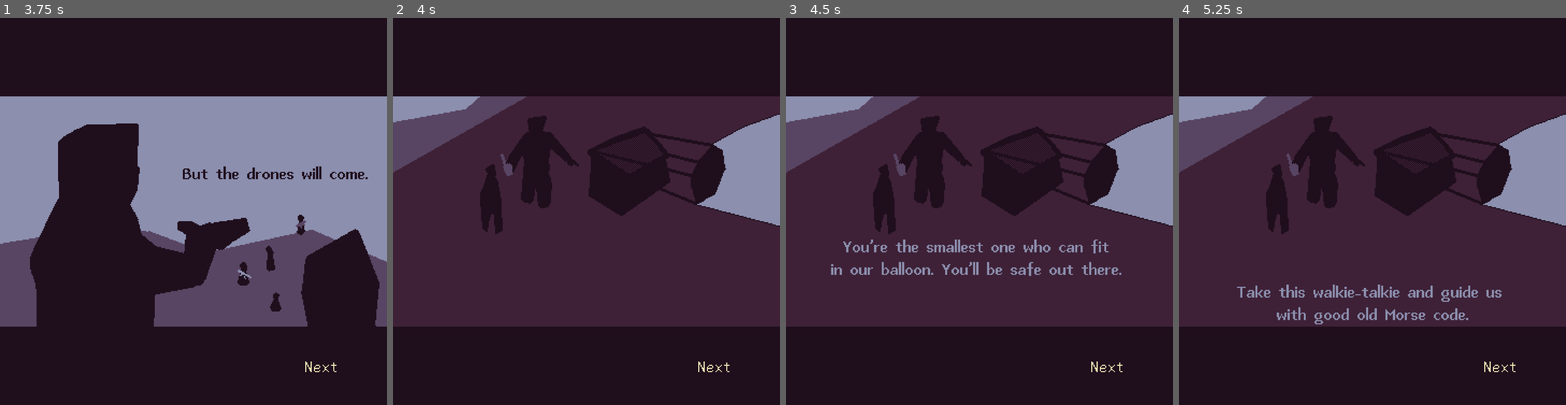
Above: before the commit, frames 1-4 (left to right).
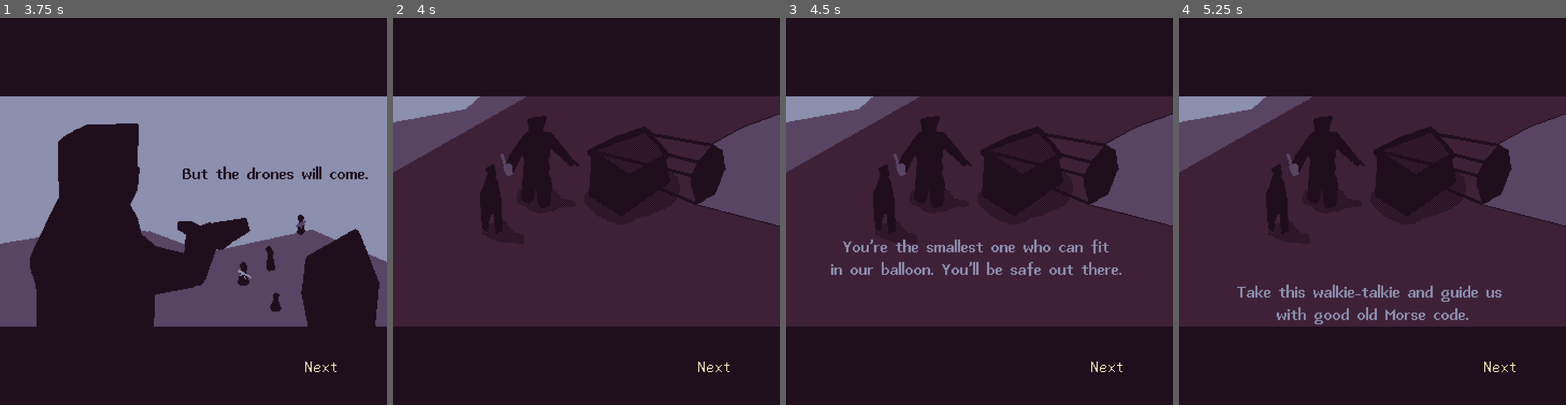
Above: after the commit, the same moments.

Repository: Mugule/LD60
Game: Godot game, scene res://Menu/main_menu.tscn
Same seed, same stepped clock (60 frames per second), same inputs: the game is played once before the commit and once after it. Sound files missing from this copy of the repository are replaced by a short silence.
Inputs (mouse positions are in pixels of both pictures, inside the frame that each line leads up to):
- Up to frame 1 (3.75 s): click "PLAY" at 0.5 s; click "Next" at 1.25 s; click "Next" at 2 s; tap Enter (ui_accept) at 2.75, 3.02, 3.5 s; move the mouse to (278, 192) at 2.77 s; hold Right (ui_right) 2.78-3.53 s; click (278, 192) at 2.85 s; move the mouse to (116, 230) at 3.52 s; hold Down (ui_down) from 3.53 s (still down); click (116, 230) at 3.6 s
- Up to frame 2 (4 s): keep holding Down (ui_down); tap Enter (ui_accept) at 3.77 s
- Up to frame 3 (4.5 s): tap Enter (ui_accept) at 4.25 s; move the mouse to (1018, 126) at 4.27 s; release Down (ui_down) at 4.28 s; hold Right (ui_right) from 4.28 s (still down); click (1018, 126) at 4.35 s
- Up to frame 4 (5.25 s): tap Enter (ui_accept) at 5 s; move the mouse to (1353, 288) at 5.02 s; release Right (ui_right) at 5.03 s; hold Up (ui_up) from 5.03 s (still down); click (1353, 288) at 5.1 s

Frame 1 is identical in both runs. In frame 2, 4.5% of the frame differs, in the area x 23-100%, y 25-59%; in frame 3, 4.5%; in frame 4, 4.5%.

Commit message:
break for dog walking

Diff:
--- a/Global/morse.gd
+++ b/Global/morse.gd
@@ -4,7 +4,7 @@
 # setting of the short and space time
 
 @export var short_time : float = 0.1
-@export var space_time : float = 0.7
+@export var space_time : float = 0.6
 
 var letters : Dictionary = {
 	".-" : "A",
--- a/Global/sound.gd
+++ b/Global/sound.gd
@@ -1,6 +1,15 @@
 extends Node
 
+var m1 : AudioStreamWAV = preload("res://Sounds/music/bass_only.wav")
+var m2 : AudioStreamWAV = preload("res://Sounds/music/idunno.wav")
+var m3 : AudioStreamWAV = preload("res://Sounds/music/solo1.wav")
+var m4 : AudioStreamWAV = preload("res://Sounds/music/solo2.wav")
+var m5 : AudioStreamWAV = preload("res://Sounds/music/song1.wav")
+var m6 : AudioStreamWAV = preload("res://Sounds/music/yahou.wav")
 
+func _ready():
+	$Music.finished.connect(music_play)
+	music_play(m1)
 
 func play(fx_name : String) :
 	var fx : AudioStreamPlayer = get_node(fx_name.to_pascal_case())
@@ -8,3 +17,10 @@
 
 func tone_released():
 	$Tone.stop()
+
+func music_play(forced : AudioStreamWAV = null):
+	if forced :
+		$Music.stream = forced
+	else :
+		$Music.stream = [m2,m3,m4,m5,m6].pick_random()
+	$Music.play()
--- a/Global/sound.tscn
+++ b/Global/sound.tscn
@@ -30,3 +30,6 @@
 [node name="OrderOk" type="AudioStreamPlayer" parent="." unique_id=1638386171]
 stream = ExtResource("6_g5vod")
 bus = &"FX"
+
+[node name="Music" type="AudioStreamPlayer" parent="." unique_id=480801415]
+bus = &"Music"
--- a/Level/drones.gd
+++ b/Level/drones.gd
@@ -12,7 +12,7 @@
 var timer_max : float = 20.0
 var ratio : float = 1.0
 var drones_dead : int = 0
-var paused : bool = false
+var paused : bool = true
 
 signal drone_spawned
 signal no_target
--- a/Level/level.gd
+++ b/Level/level.gd
@@ -11,6 +11,7 @@
 @onready var next_end_screen : Button = $Hero/EndScreen/Next
 
 var game_end : bool = false
+var timer_not_started : bool = true
 
 # Just some init parameters
 func _ready():
@@ -23,6 +24,7 @@
 	drones.spawn_left = limits.get_node("West").position.x
 	drones.spawn_right = limits.get_node("East").position.x
 	# Connections
+	$World/StartedDrone.area_entered.connect(start_timer_drones)
 	hero.valid_word.connect(boats.on_valid_word)
 	drones.no_target.connect(no_more_target)
 	next_end_screen.pressed.connect(finish)
@@ -41,6 +43,12 @@
 	await tween.finished
 	end_screen.hide()
 
+func start_timer_drones(area):
+	if timer_not_started : # drones.pause sometimes activated, have to use this
+		if area.get_parent() is Boat :
+			timer_not_started = false
+			drones.paused = false
+
 ## EMITTED by drones when update boat if saved or attacked.
 func no_more_target() :
 	if !game_end : # I dont know why I put this here, I'm tired boss.
@@ -48,6 +56,8 @@
 		end_game()
 
 func end_game() :
+	drones.paused = true
+	end_screen.show()
 	var tween = create_tween()
 	tween.tween_property(end_screen,"color:a",1.0,1.0)
 	await tween.finished
@@ -70,10 +80,16 @@
 		await get_tree().create_timer(1.0).timeout
 		end_screen.get_node("GameOver").text += drone_text
 	await get_tree().create_timer(1.0).timeout
-	end_screen.next_end_screen.show()
+	next_end_screen.show()
 	end_screen.grab_focus()
 
 func finish() :
-	ResourceLoader.load_threaded_request("res://Level/level.tscn")
-	var packed_scene = ResourceLoader.load_threaded_get("res://Level/level.tscn")
-	get_tree().change_scene_to_packed(packed_scene)
+	if end_screen.get_node("Credits").visible :
+		ResourceLoader.load_threaded_request("res://Menu/main_menu.tscn")
+		var packed_scene = ResourceLoader.load_threaded_get("res://Menu/main_menu.tscn")
+		get_tree().change_scene_to_packed(packed_scene)
+	else :
+		end_screen.get_node("GameOver").hide()
+		end_screen.get_node("PartialWin").hide()
+		end_screen.get_node("TotalWin").hide()
+		end_screen.get_node("Credits").show()
--- a/Level/level.tscn
+++ b/Level/level.tscn
@@ -18,6 +18,7 @@
 [ext_resource type="Texture2D" uid="uid://xa318p8svxwl" path="res://Aseprite/mockup/notes.png" id="12_i5g78"]
 [ext_resource type="Texture2D" uid="uid://7cqd3ie87u4f" path="res://Aseprite/mockup/talkie_outline.png" id="12_l5n2q"]
 [ext_resource type="FontFile" uid="uid://cyrc7x1exlkj1" path="res://Fonts/m3x6.ttf" id="13_q47le"]
+[ext_resource type="Script" uid="uid://bikcywejgboc6" path="res://Objects/tw.gd" id="14_jghi6"]
 [ext_resource type="Script" uid="uid://c67xjlpuwtiag" path="res://Level/drone_ui.gd" id="16_uqeto"]
 [ext_resource type="FontFile" uid="uid://lle4ihgx21n6" path="res://Fonts/Abaddon Bold.ttf" id="20_l5n2q"]
 [ext_resource type="FontFile" uid="uid://dlwymwyerlilc" path="res://Fonts/Abaddon Light.ttf" id="21_cv6tn"]
@@ -35,6 +36,13 @@
 
 [sub_resource type="RectangleShape2D" id="RectangleShape2D_am3y4"]
 size = Vector2(1000, 100)
+
+[sub_resource type="RectangleShape2D" id="RectangleShape2D_cv6tn"]
+size = Vector2(683, 110)
+
+[sub_resource type="StyleBoxEmpty" id="StyleBoxEmpty_jghi6"]
+
+[sub_resource type="StyleBoxEmpty" id="StyleBoxEmpty_3opgi"]
 
 [sub_resource type="StyleBoxFlat" id="StyleBoxFlat_jghi6"]
 bg_color = Color(0.6, 0.6, 0.6, 0)
@@ -193,25 +201,25 @@
 
 [node name="M" parent="World/Boats" unique_id=100744886 instance=ExtResource("3_wqlfs")]
 y_sort_enabled = false
-position = Vector2(20, 39)
+position = Vector2(53, -3)
 boat_type = 1
 
 [node name="I" parent="World/Boats" unique_id=1091338488 instance=ExtResource("3_wqlfs")]
 y_sort_enabled = false
-position = Vector2(-36, -23)
+position = Vector2(-3, -65)
 boat_type = 1
 
 [node name="D" parent="World/Boats" unique_id=1603113405 instance=ExtResource("3_wqlfs")]
 y_sort_enabled = false
-position = Vector2(-83, 20)
+position = Vector2(-50, -22)
 
 [node name="T" parent="World/Boats" unique_id=233138924 instance=ExtResource("3_wqlfs")]
 y_sort_enabled = false
-position = Vector2(-19, 20)
+position = Vector2(14, -22)
 
 [node name="U" parent="World/Boats" unique_id=1449247885 instance=ExtResource("3_wqlfs")]
 y_sort_enabled = false
-position = Vector2(41, -10)
+position = Vector2(53, -49)
 
 [node name="Drones" type="Node2D" parent="World" unique_id=1255335364]
 y_sort_enabled = true
@@ -307,6 +315,13 @@
 horizontal_alignment = 1
 vertical_alignment = 1
 
+[node name="StartedDrone" type="Area2D" parent="World" unique_id=80481685]
+monitorable = false
+
+[node name="CollisionShape2D" type="CollisionShape2D" parent="World/StartedDrone" unique_id=198655869]
+position = Vector2(-10.5, -175)
+shape = SubResource("RectangleShape2D_cv6tn")
+
 [node name="Camera2D" type="Camera2D" parent="." unique_id=486463483]
 position_smoothing_speed = 1.0
 script = ExtResource("2_52x1o")
@@ -327,8 +342,10 @@
 offset_right = 357.0
 offset_bottom = 366.0
 texture = ExtResource("11_am3y4")
+script = ExtResource("14_jghi6")
 
 [node name="Outline" type="TextureRect" parent="Hero/TW" unique_id=1672880999]
+visible = false
 modulate = Color(0.9607843, 0.92941177, 0.7294118, 1)
 layout_mode = 0
 offset_right = 40.0
@@ -358,6 +375,8 @@
 offset_right = 359.0
 offset_bottom = 360.0
 theme_type_variation = &"FlatButton"
+theme_override_styles/pressed = SubResource("StyleBoxEmpty_jghi6")
+theme_override_styles/focus = SubResource("StyleBoxEmpty_3opgi")
 script = ExtResource("5_iincs")
 
 [node name="Notes" type="Sprite2D" parent="Hero" unique_id=996985863]
@@ -582,6 +601,7 @@
 color = Color(0.9607843, 0.92941177, 0.7294118, 1)
 
 [node name="EndScreen" type="ColorRect" parent="Hero" unique_id=329580043]
+visible = false
 anchors_preset = 15
 anchor_right = 1.0
 anchor_bottom = 1.0
@@ -640,6 +660,21 @@
 Everyone is dead.
 "
 horizontal_alignment = 1
+
+[node name="Credits" type="Label" parent="Hero/EndScreen" unique_id=402571543]
+visible = false
+layout_mode = 1
+anchors_preset = 15
+anchor_right = 1.0
+anchor_bottom = 1.0
+grow_horizontal = 2
+grow_vertical = 2
+theme_override_fonts/font = ExtResource("21_cv6tn")
+text = "Thanks for playing !
+
+- Mugule -"
+horizontal_alignment = 1
+vertical_alignment = 1
 
 [node name="Next" type="Button" parent="Hero/EndScreen" unique_id=1299191961]
 visible = false
--- a/Objects/boat.gd
+++ b/Objects/boat.gd
@@ -27,7 +27,7 @@
 var actual_direction : Vector2 = Vector2.ZERO
 var targets_guard : Array = []
 var shoot_cooldown : float = 1.0
-var cd : float = 1.0
+var cd : float = 0.0
 
 var safe : bool = false
 
--- a/Objects/drone.gd
+++ b/Objects/drone.gd
@@ -44,10 +44,11 @@
 func on_area_entered(area : Area2D):
 	if area.get_parent() == target :
 		await get_tree().create_timer(0.4).timeout
-		if !target.safe :
-			attacking = false
-			target_pos = origin_spawn
-			attack.emit(target)
+		if target != null :
+			if !target.safe :
+				attacking = false
+				target_pos = origin_spawn
+				attack.emit(target)
 
 func shooted():
 	hp -= 1
--- a/Objects/hero.gd
+++ b/Objects/hero.gd
@@ -1,14 +1,19 @@
 extends Node
 
 @onready var letters_container = $LetterContainer
-@onready var biper = $Biper
+@onready var biper : Button = $Biper
+@onready var tw = $TW
 
 signal valid_word(word:String)
 
 func _ready():
+	biper.mouse_entered.connect(tw.outline_on)
+	biper.mouse_exited.connect(tw.outline_off)
 	biper.ti.connect(letters_container.ti)
+	biper.ti.connect(tw.clicked)
 	biper.tah.connect(letters_container.tah)
 	biper.bip_end.connect(letters_container.bip_end)
+	biper.bip_end.connect(tw.unclicked)
 	letters_container.valid_word.connect(on_valid_word)
 
 func on_valid_word(word : String):
--- /dev/null
+++ b/Objects/tw.gd
@@ -0,0 +1,20 @@
+extends TextureRect
+
+var started_pos : Vector2 = Vector2(262,222) # never hardcode this like me plz
+
+var tween : Tween
+
+func outline_on():
+	$Outline.show()
+
+func outline_off():
+	$Outline.hide()
+
+func clicked():
+	if tween : tween.kill()
+	global_position.y = started_pos.y + 3
+
+func unclicked():
+	if tween : tween.kill()
+	tween = create_tween()
+	tween.tween_property(self,"position:y",started_pos.y,0.2).set_ease(Tween.EASE_OUT).set_trans(Tween.TRANS_BACK)
--- a/default_bus_layout.tres
+++ b/default_bus_layout.tres
@@ -1,15 +1,16 @@
 [gd_resource type="AudioBusLayout" format=3 uid="uid://claha6spyx0ks"]
 
 [resource]
+bus/0/volume_db = -4.504105
 bus/1/name = &"Music"
 bus/1/solo = false
 bus/1/mute = false
 bus/1/bypass_fx = false
-bus/1/volume_db = -2.312501
+bus/1/volume_db = -5.3299403
 bus/1/send = &"Master"
 bus/2/name = &"FX"
 bus/2/solo = false
 bus/2/mute = false
 bus/2/bypass_fx = false
-bus/2/volume_db = -2.7102394
+bus/2/volume_db = -4.7681155
 bus/2/send = &"Master"
--- a/project.godot
+++ b/project.godot
@@ -14,6 +14,10 @@
 run/main_scene="uid://c63ofvlrqlccd"
 config/features=PackedStringArray("4.6", "GL Compatibility")
 config/icon="res://icon.svg"
+
+[audio]
+
+buses/default_bus_layout="uid://claha6spyx0ks"
 
 [autoload]
 
Binary file changed: Aseprite/Menu/003.png
Not shown, added: Objects/tw.gd.uid
Not shown, added: Sounds/music/bass_only.wav.import
Not shown, added: Sounds/music/idunno.wav.import
Not shown, added: Sounds/music/solo1.wav.import
Not shown, added: Sounds/music/solo2.wav.import
Not shown, added: Sounds/music/song1.wav.import
Not shown, added: Sounds/music/yahou.wav.import
Not shown, added: Sounds/music/Song.1bd
Not shown, added: Sounds/music/bass_only.wav
Not shown, added: Sounds/music/idunno.wav
Not shown, added: Sounds/music/solo1.wav
(and 3 more such lines)
